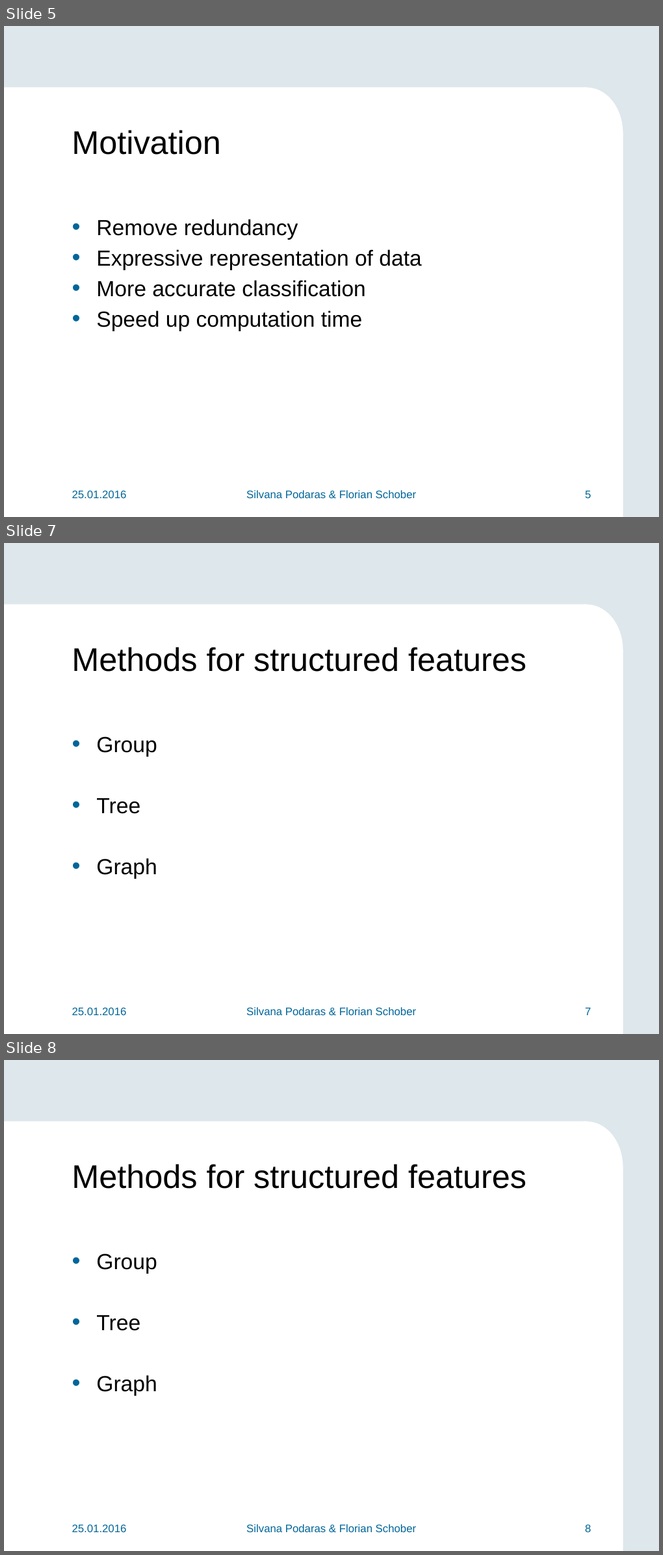
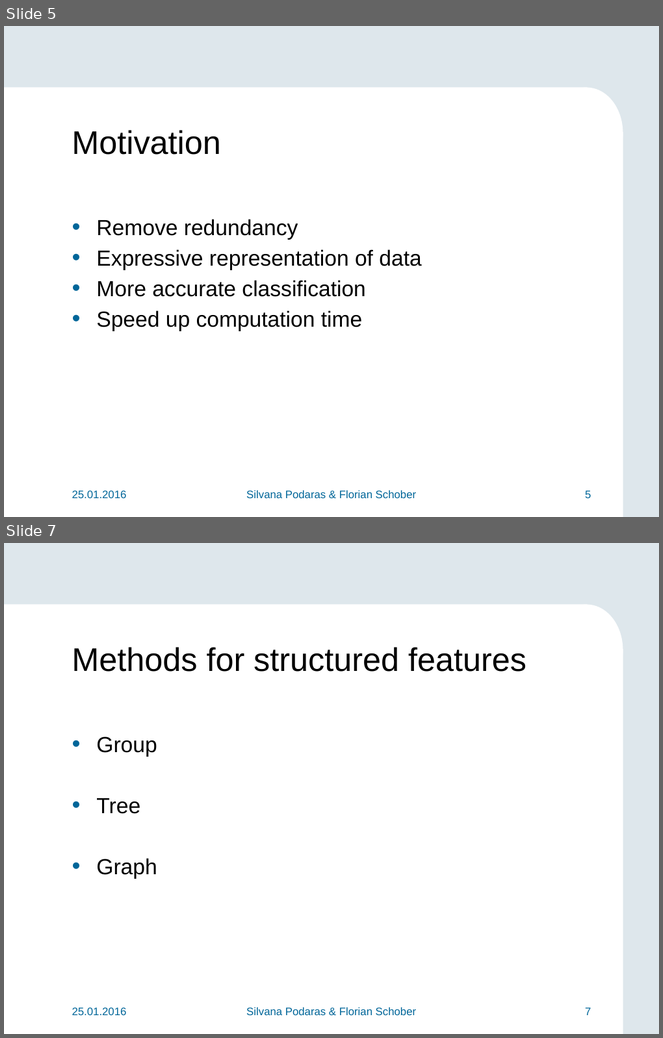
Before and after one commit to teretrus/VisSeminar, a slide deck: presentation/Flo.pptx. Shown one above the other, each under a label of ours: slides 5, 7 and 8 before the commit, slides 5 and 7 after it; the slides between them are not shown. The pictures are 663x1555 and 663x1038 pixels, drawn with LibreOffice and Linux fonts; fonts in the diff are those of the drawing; background and template pictures are left out. Boxes give left, top, right and bottom in pixels: in the first picture for what was removed or moved away, otherwise in the second. Text is boxed around its words. In the diff, an @@ line names an element or a change of style, - is before the commit and + after.

```diff
--- a/presentation/Flo.pptx
+++ b/presentation/Flo.pptx
@@ slide 7 removed at bbox=[4, 543, 659, 1034], background #DEE7EC; not listed: 3 template elements that a slide beside it also shows @@
@@ title removed at bbox=[72, 647, 527, 672] @@
-Methods for structured features
@@ text removed at bbox=[96, 737, 157, 879] @@
-• Group
-• Tree
-• Graph
@@ text removed at bbox=[72, 1008, 127, 1016] @@
-25.01.2016
@@ text removed at bbox=[246, 1008, 416, 1016] @@
-Silvana Podaras & Florian Schober
@@ page number removed at bbox=[585, 1008, 591, 1016] @@
-7
@@ what was slide 8 is now slide 7 @@
@@ page number at bbox=[585, 1008, 591, 1016]: text changed @@
-8
+7
```
Also in this commit, not shown: 4 slides changed.
